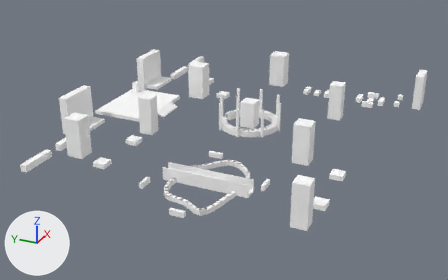
Renders of the glTF model sp_f1_col.glb from each side of a commit.
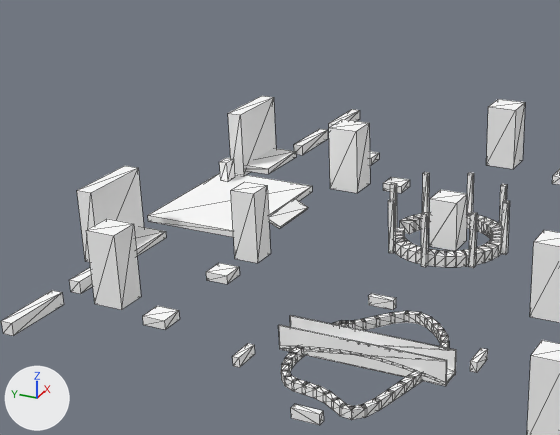
Each version appears first whole from a camera (50 mm lens) standing at (-102.5, -41.7, 50.1) and looking at (-4.6, 2.3, 1.2), and next in a close-up on the part from 4% to 69% of the width and 0% to 80% of the height. Arrows for +X, +Y and +Z are at lower left; the lights stay in place. The older version's two pictures come first. The close-ups show mesh edges as thin lines. Vertices at exactly the same position are counted once.

The first close-up shows 'spire'.
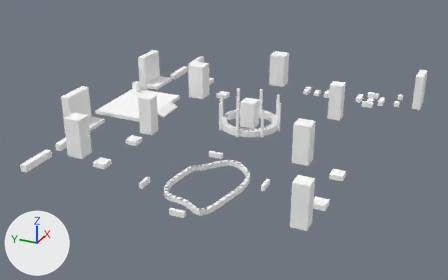
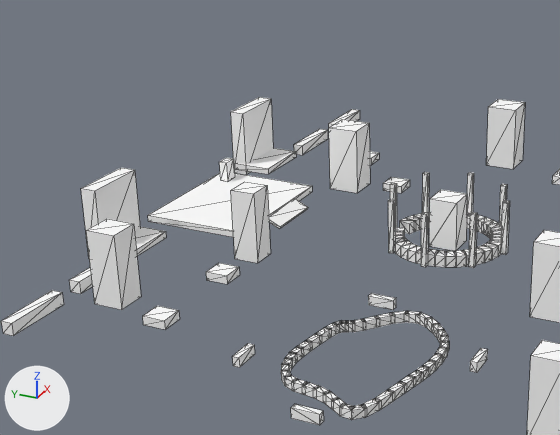
Location of each change, [x1, y1, x2, y2] in pixels of the close-ups (560 x 435 px):
```json
{"object": "spire", "change": "reshaped", "before": [1, 96, 560, 435], "after": [1, 97, 560, 435]}
{"part": 1, "of": "me_spire", "change": "added", "after": [81, 168, 140, 255]}
{"part": 2, "of": "me_spire", "change": "added", "after": [231, 97, 273, 174]}
{"part": 3, "of": "me_spire", "change": "deleted", "before": [77, 96, 456, 386]}
```

The change, as JSON lines over the scene's bpy script:
```json
{"block": "me_spire", "where": "# used by ob_spire; location = (0.0, 0.0, 0.0)"}
{"op": "remove", "block": "me_spire", "code": "me_spire.from_pydata(...)  # 1120 vertices, 1680 faces; spans x -35.3..33.3, y -29.7..29.8, z 2.5..10.1"}
{"op": "add", "block": "me_spire", "code": "me_spire.from_pydata(...)  # 976 vertices, 1464 faces; spans x -35.3..33.3, y -29.7..29.8, z 2.5..10.1"}
{"block": "me_spire", "change": "me_spire part 1: a new loose piece, a box spanning x -16.7..-10.3, y 28.2..29.8, z 2.5..9.8, in mat_col (white #ffffff)"}
{"block": "me_spire", "change": "me_spire part 2: a new loose piece, a box spanning x 10.3..16.7, y 28.2..29.8, z 2.5..9.8, in mat_col (white #ffffff)"}
{"block": "me_spire", "change": "me_spire part 3: 20 loose pieces with 160 vertices, spanning x -26.0..17.3, y -11.4..29.8, z 2.5..9.8, are deleted"}
```
